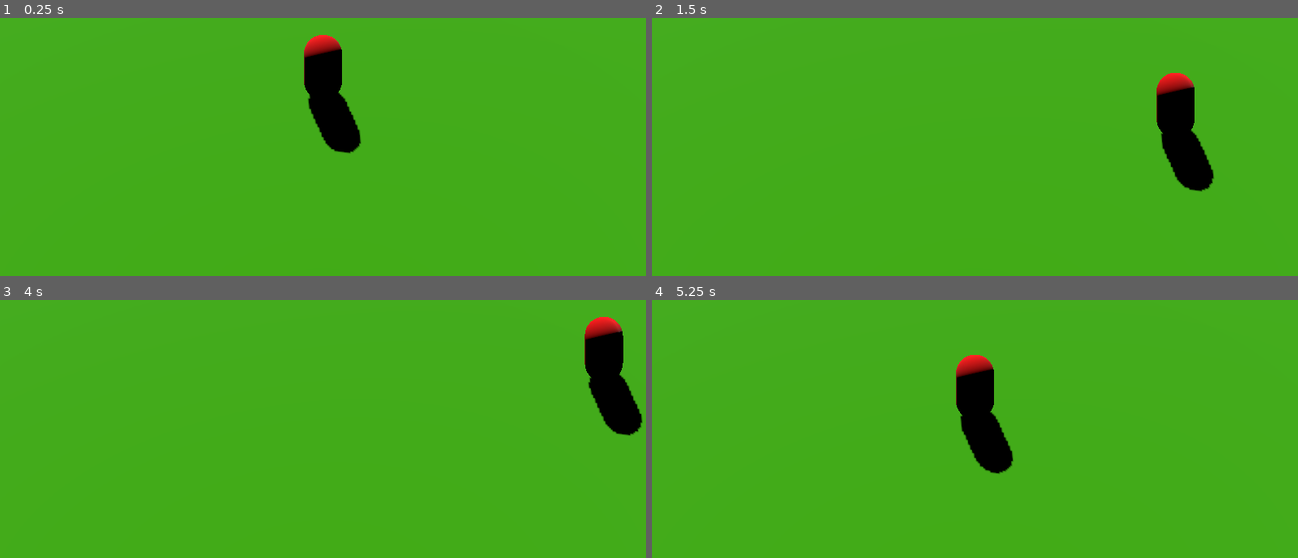
Above: before the commit, frames 1-4 (two rows, left to right).
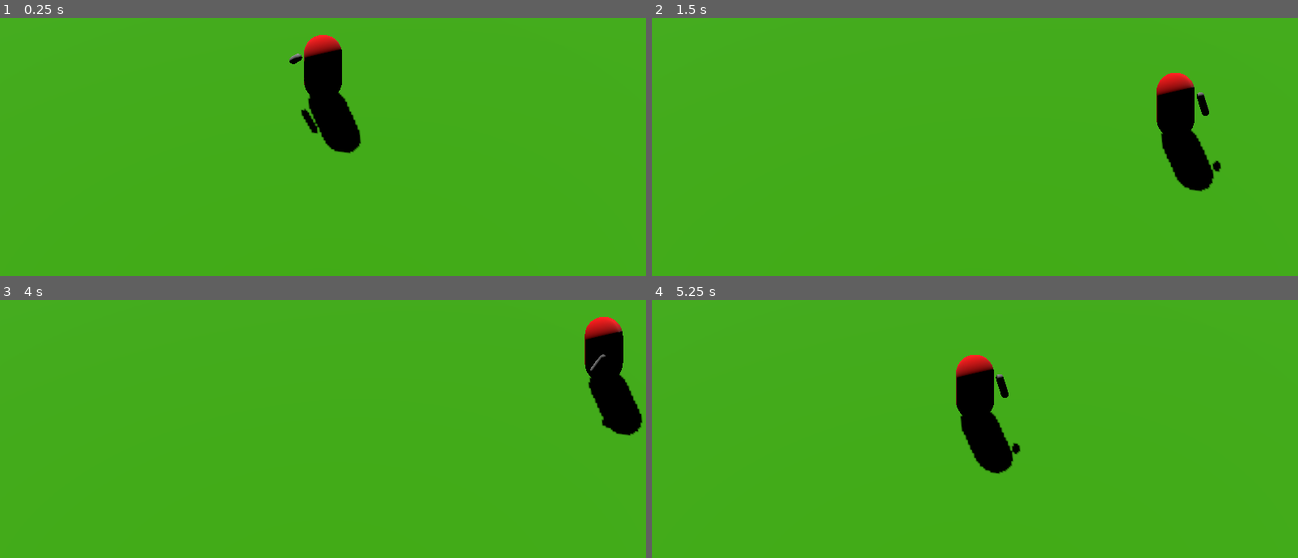
Above: after the commit, the same moments.

Repository: JS-Veer/3D_Game_Test
Game: Godot game, scene res://node_3d.tscn
The game is run twice, just before and just after one commit, with the same random seed, the same clock (stepped at 60 frames per second) and the same inputs.
Inputs:
- Up to frame 1 (0.25 s): no input
- Up to frame 2 (1.5 s): tap Enter at 0.5 s; hold D (move_right) 0.53-1.28 s; hold S (move_back) from 1.28 s (still down)
- Up to frame 3 (4 s): release S (move_back) at 2.03 s; hold D (move_right) 2.03-2.78 s; hold W (move_forward) 2.78-3.53 s; tap Space at 3.5 s; hold A (move_left) from 3.53 s (still down)
- Up to frame 4 (5.25 s): release A (move_left) at 5.03 s; hold S (move_back) from 5.03 s (still down)

The runs differ from the first frame. In frame 1, 0.2% of the frame differs, in the area x 44-50%, y 13-45%; in frame 2, 0.2%; in frame 3, less than 0.1%; in frame 4, 0.2%.

Commit message:
Update Player_Character.tscn

Diff:
--- a/3d-game-test/Player_Character.tscn
+++ b/3d-game-test/Player_Character.tscn
@@ -9,6 +9,10 @@
 material = SubResource("StandardMaterial3D_fxl4k")
 radius = 1.0
 height = 4.0
+
+[sub_resource type="CapsuleMesh" id="CapsuleMesh_fxl4k"]
+radius = 0.2
+height = 1.3
 
 [sub_resource type="CapsuleShape3D" id="CapsuleShape3D_fxl4k"]
 radius = 1.0
@@ -22,5 +26,9 @@
 [node name="MeshInstance3D" type="MeshInstance3D" parent="Pivot" unique_id=550329774]
 mesh = SubResource("CapsuleMesh_82l3t")
 
+[node name="Arm" type="MeshInstance3D" parent="Pivot" unique_id=1979246275]
+transform = Transform3D(-0.6759225, 0.2953735, -0.6751911, -0.24259028, 0.7759364, 0.5822993, 0.6959013, 0.5573843, -0.45281813, -1.4286717, 0.35721785, -0.2691034)
+mesh = SubResource("CapsuleMesh_fxl4k")
+
 [node name="CollisionShape3D" type="CollisionShape3D" parent="." unique_id=435165066]
 shape = SubResource("CapsuleShape3D_fxl4k")
